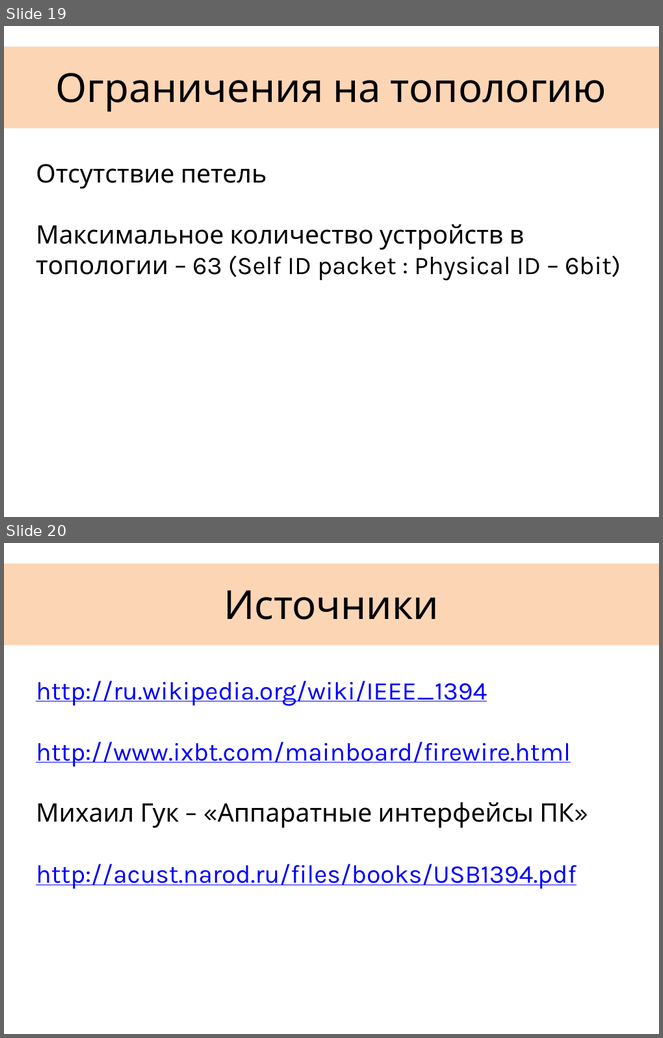
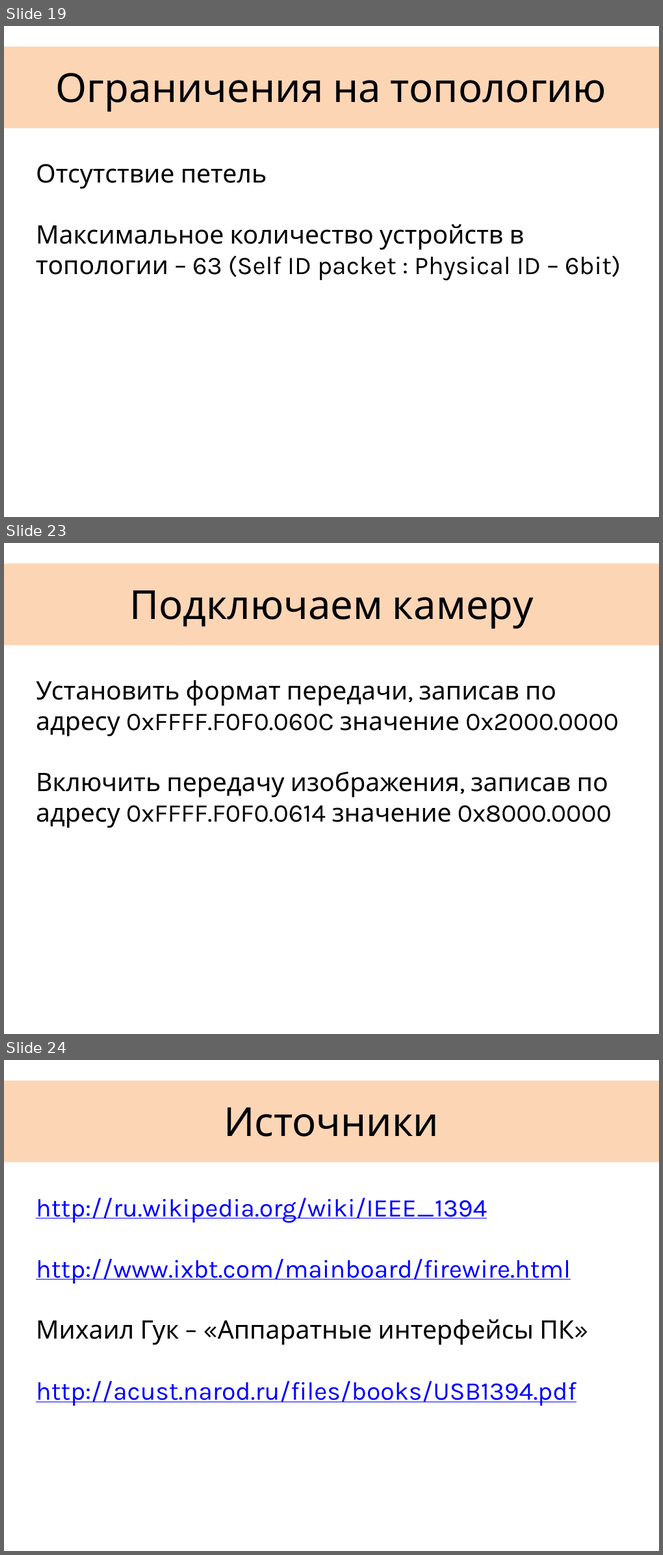
Before and after one commit to gosha92/FireWire, a slide deck: FireWire.pptx. Shown one above the other, each under a label of ours: slides 19 and 20 before the commit, slides 19, 23 and 24 after it; the slides between them are not shown. The pictures are 663x1038 and 663x1555 pixels, drawn with LibreOffice and Linux fonts; fonts in the diff are those of the drawing. Boxes give left, top, right and bottom in pixels: in the first picture for what was removed or moved away, otherwise in the second. Text is boxed around its words. In the diff, an @@ line names an element or a change of style, - is before the commit and + after.

```diff
--- a/FireWire.pptx
+++ b/FireWire.pptx
@@ slide 23 added at (4,543,659,1034), background #FFFFFF; not listed: 1 template element that a slide beside it also shows @@
@@ title added at (129,590,534,629), 44 pt, text #000000 @@
+Подключаем камеру
@@ text added at (36,680,619,828), 28 pt, text #000000 @@
+Установить формат передачи, записав по адресу 0xFFFF.F0F0.060C значение 0x2000.0000
+Включить передачу изображения, записав по адресу 0xFFFF.F0F0.0614 значение 0x8000.0000
@@ what was slide 20 is now slide 24 @@
```
Also in this commit, not shown: 3 other slides added, 2 other files.
